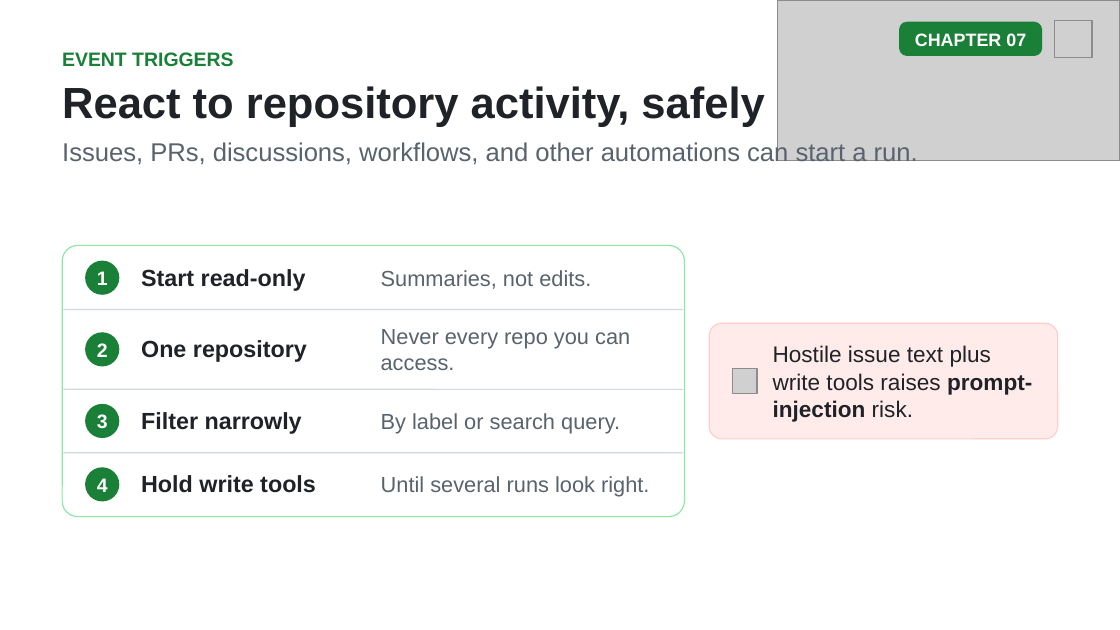
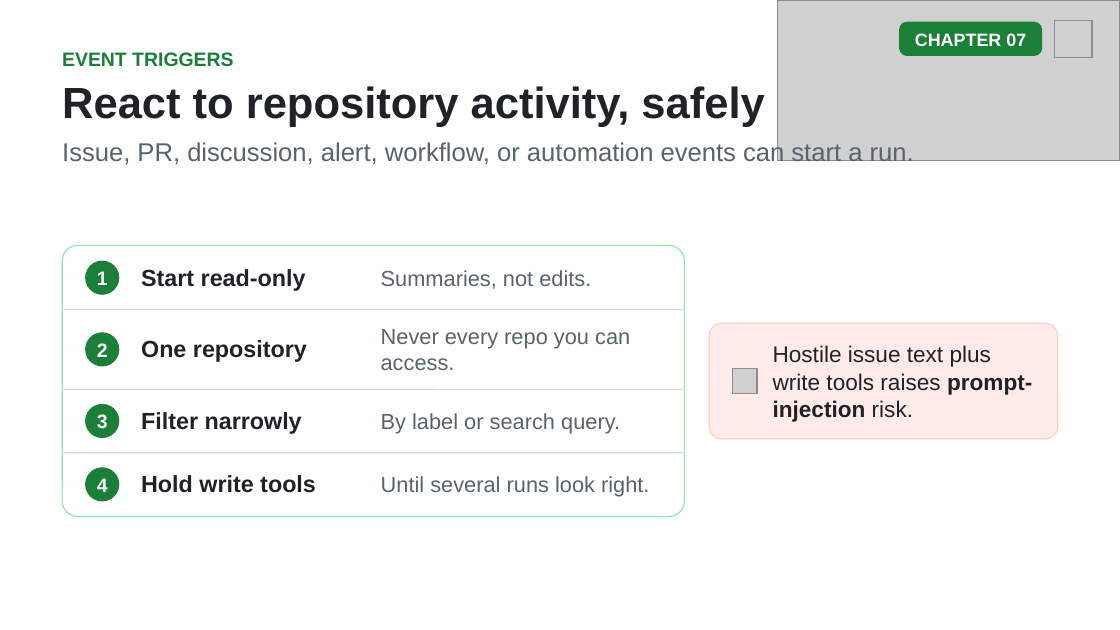
Before and after one commit to github/copilot-app-for-beginners, a slide deck: slide 12 of slides/07-automations.pptx. Drawn at 1120x630 pixels with LibreOffice and Linux fonts; fonts in the diff are those of the drawing; grey boxes stand for pictures. Boxes give left, top, right and bottom in pixels: in the first picture for what was removed or moved away, otherwise in the second. Text is boxed around its words. In the diff, an @@ line names an element or a change of style, - is before the commit and + after.

```diff
--- a/slides/07-automations.pptx
+++ b/slides/07-automations.pptx
@@ text at bbox=[62, 140, 914, 167]: text changed @@
-Issues, PRs, discussions, workflows, and other automations can start a run.
+Issue, PR, discussion, alert, workflow, or automation events can start a run.
```
Also in this commit, not shown: 1 other slide changed, 7 other files.
